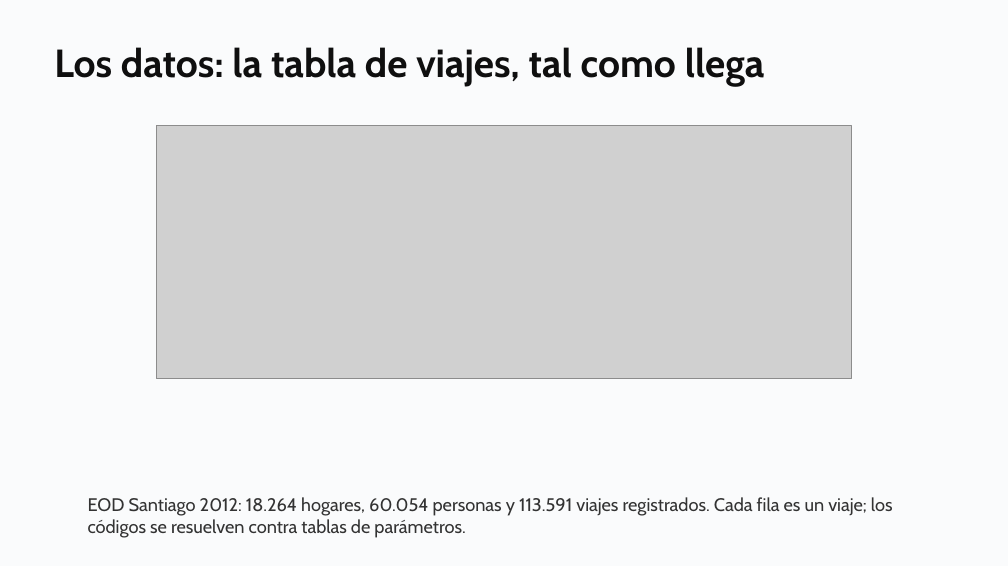
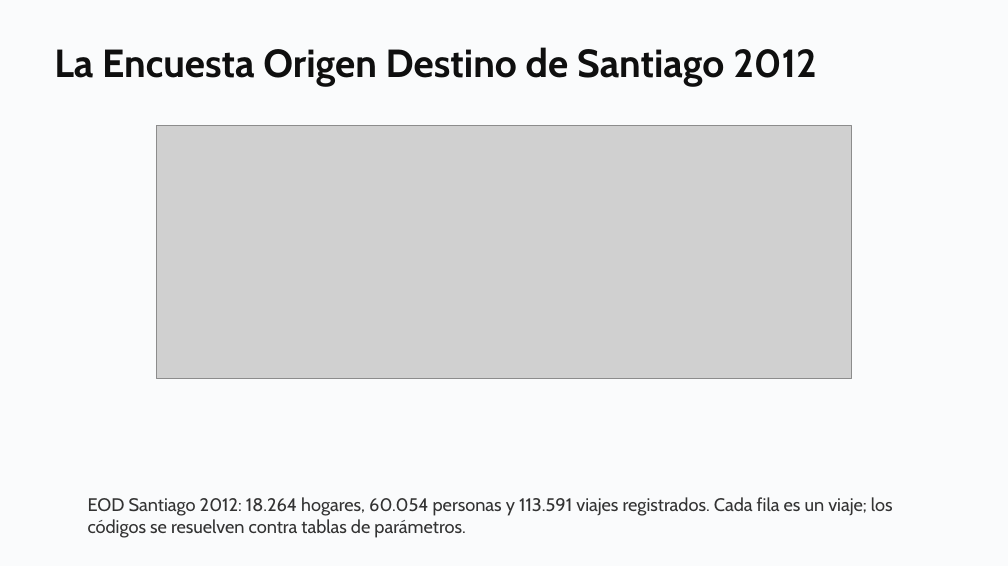
Before and after one commit to daniopitz/diplomado-cdd, a slide deck: slide 23 of presentaciones/clase01_fundamentos_ecosistema.pptx (slide 14 before the commit). Drawn at 1008x566 pixels with LibreOffice and Linux fonts; fonts in the diff are those of the drawing; grey boxes stand for pictures. Boxes give left, top, right and bottom in pixels: in the first picture for what was removed or moved away, otherwise in the second. Text is boxed around its words. In the diff, an @@ line names an element or a change of style, - is before the commit and + after.

```diff
--- a/presentaciones/clase01_fundamentos_ecosistema.pptx
+++ b/presentaciones/clase01_fundamentos_ecosistema.pptx
@@ text at bbox=[54, 47, 817, 87]: text changed @@
-Los datos: la tabla de viajes, tal como llega
+La Encuesta Origen Destino de Santiago 2012
```
Also in this commit, not shown: 14 other slides changed, 1 slide added, 8 slides removed, 1 other file.
